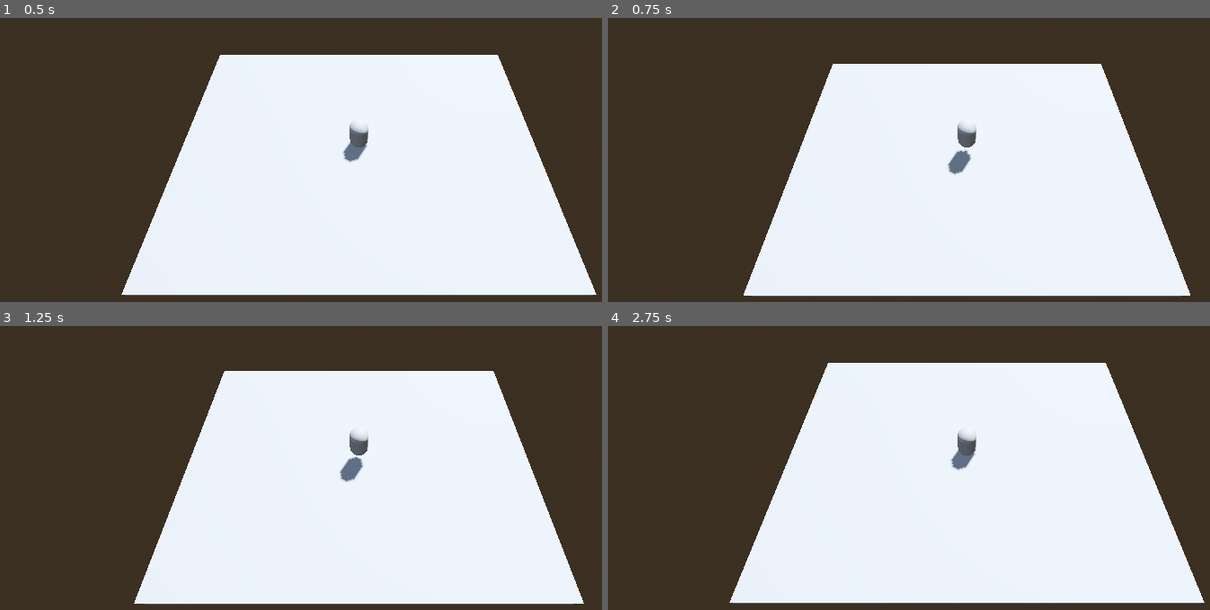
Above: before the commit, frames 1-4 (two rows, left to right).
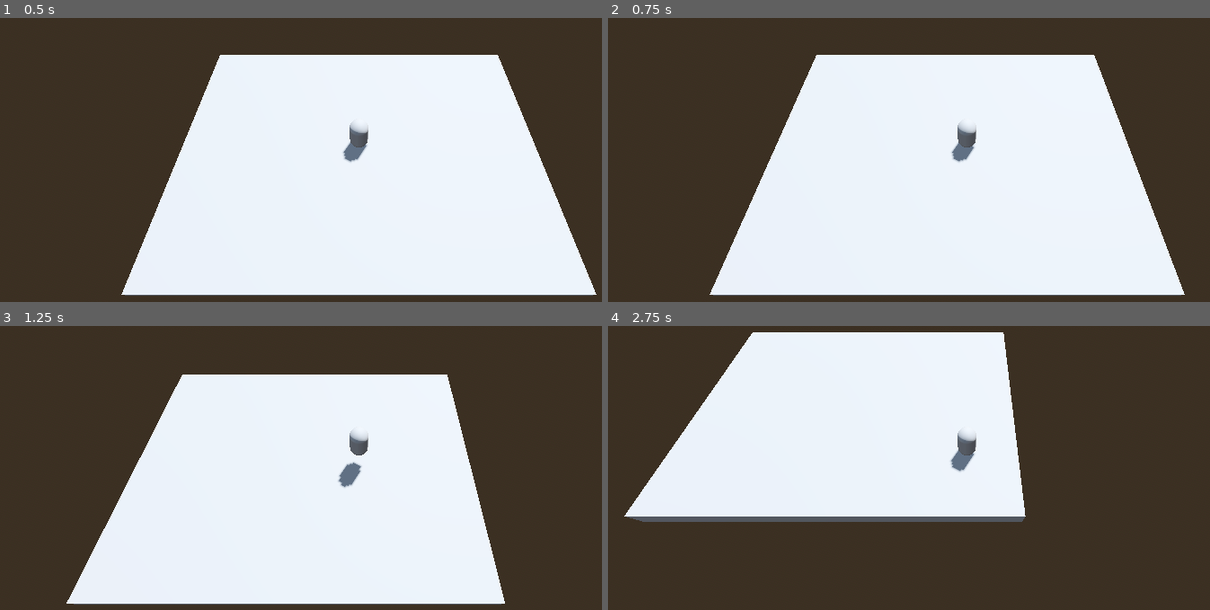
Above: after the commit, the same moments.

Repository: Sikowny/OrcaJam2023
Game: Godot game, scene res://Scenes/Levels/world.tscn
Same seed, same stepped clock (60 frames per second), same inputs: the game is played once before the commit and once after it.
Inputs:
- Up to frame 1 (0.5 s): no input
- Up to frame 2 (0.75 s): tap Enter (ui_accept) at 0.5, 0.6 s; hold D (move_right) from 0.53 s (still down)
- Up to frame 3 (1.25 s): keep holding D (move_right); tap Space (key_jump) at 0.77, 0.8, 1.07 s
- Up to frame 4 (2.75 s): release D (move_right) at 1.28 s; hold S (move_down) 1.28-2.03 s; tap Space (key_jump) at 1.35, 1.52, 1.82, 2.3 s; tap Enter (ui_accept) at 1.55, 2.1 s; hold D (move_right) from 2.03 s (still down)

Frame 1 is identical in both runs. In frame 2, 6.5% of the frame differs, in the area x 16-97%, y 12-99%; in frame 3, 17%; in frame 4, 49%, in the area x 2-100%, y 2-98%.

Commit message:
player script reorganize

Diff:
--- a/Scenes/player.gd
+++ b/Scenes/player.gd
@@ -3,10 +3,14 @@
 
 const SPEED = 5.0
 const JUMP_VELOCITY = 4.5
+const FRICTION = 1.0
+const ACCELERATION = 1.0
 
 # Get the gravity from the project settings to be synced with RigidBody nodes.
 var gravity: float = ProjectSettings.get_setting("physics/3d/default_gravity")
 @onready var spring_arm: SpringArm3D = $SpringArm3D
+
+var input_move: Vector2 = Vector2.ZERO;
 
 
 func _ready() -> void:
@@ -16,22 +20,31 @@
 
 func _physics_process(delta: float) -> void:
 	# Add the gravity.
-	if not is_on_floor():
-		velocity.y -= gravity * delta
+	handle_gravity(delta)
+	handle_jump()
+	get_player_input()
 
-	# Handle Jump.
-	if Input.is_action_just_pressed("ui_accept") and is_on_floor():
+	# Get the input direction and handle the movement/deceleration.
+	handle_movement()
+
+
+	move_and_slide() #update player velocity / physics
+
+func get_player_input():
+	input_move = Input.get_vector("move_left", "move_right", "move_up", "move_down")
+
+func handle_jump():
+	if Input.is_action_just_pressed("key_jump") and is_on_floor():
 		velocity.y = JUMP_VELOCITY
 
-	# Get the input direction and handle the movement/deceleration.
-	# As good practice, you should replace UI actions with custom gameplay actions.
-	var input_dir := Input.get_vector("ui_left", "ui_right", "ui_up", "ui_down")
-	var direction := (transform.basis * Vector3(input_dir.x, 0, input_dir.y)).normalized()
+func handle_movement():
+	var direction := (transform.basis * Vector3(input_move.x, 0, input_move.y)).normalized()
 	if direction:
-		velocity.x = direction.x * SPEED
-		velocity.z = direction.z * SPEED
+		velocity.x = move_toward(velocity.x, direction.x * SPEED, ACCELERATION)
+		velocity.z = move_toward(velocity.z, direction.z * SPEED, ACCELERATION)
 	else:
-		velocity.x = move_toward(velocity.x, 0, SPEED)
-		velocity.z = move_toward(velocity.z, 0, SPEED)
+		velocity.x = move_toward(velocity.x, 0, FRICTION)
+		velocity.z = move_toward(velocity.z, 0, FRICTION)
 
-	move_and_slide()
+func handle_gravity(delta):
+	if not is_on_floor(): velocity.y -= gravity * delta
